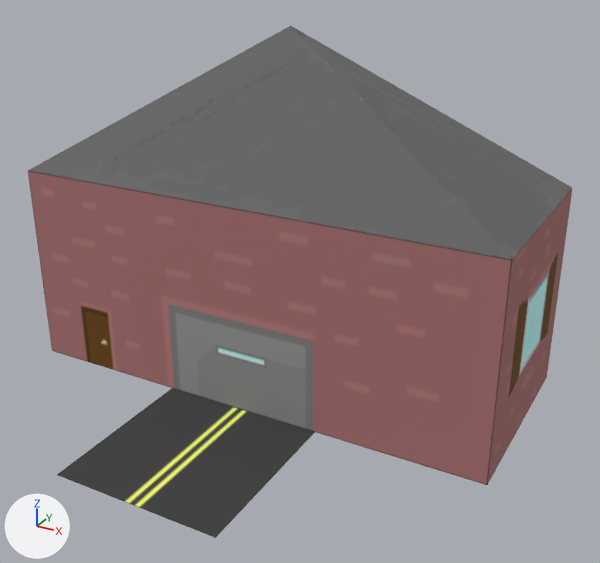
The OBJ model ressources/models/maison/maison.obj as it was, and as the next commit left it.
The view is the same before and after, from a 50 mm lens placed at (2.34, -4.09, 2.68), pointed at (0.31, -0.39, 0.82). The axes (+X, +Y, +Z) are drawn at lower left. The lights are the same throughout. Where no turn or scale is listed for an object, it has been applied to the vertices.
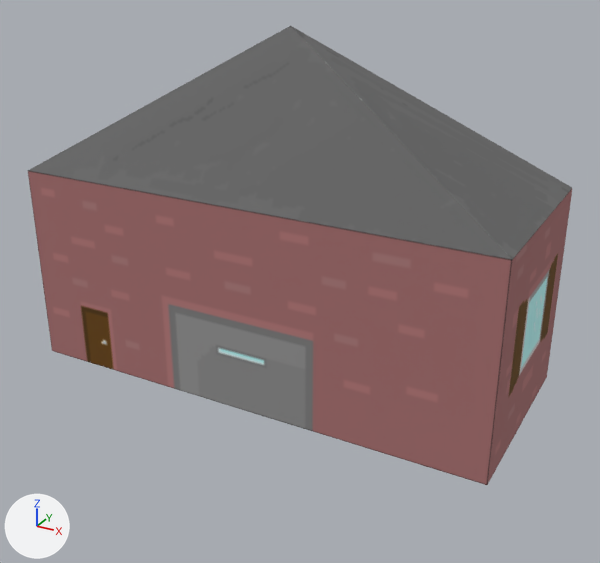
Location of each change, (x1, y1, x2, y2) in pixels of the pictures (600 x 563 px):
```json
{"object": "plane", "change": "deleted", "before": [57, 388, 315, 538], "on screen": "black"}
```

Scene script edits in JSON lines:
```json
{"op": "remove", "block": "ob_plane", "code": ["ob_plane = bpy.data.objects.new('plane', me_plane)", "ob_plane.location = (0.0, 0.0, 0.0)"]}
```
